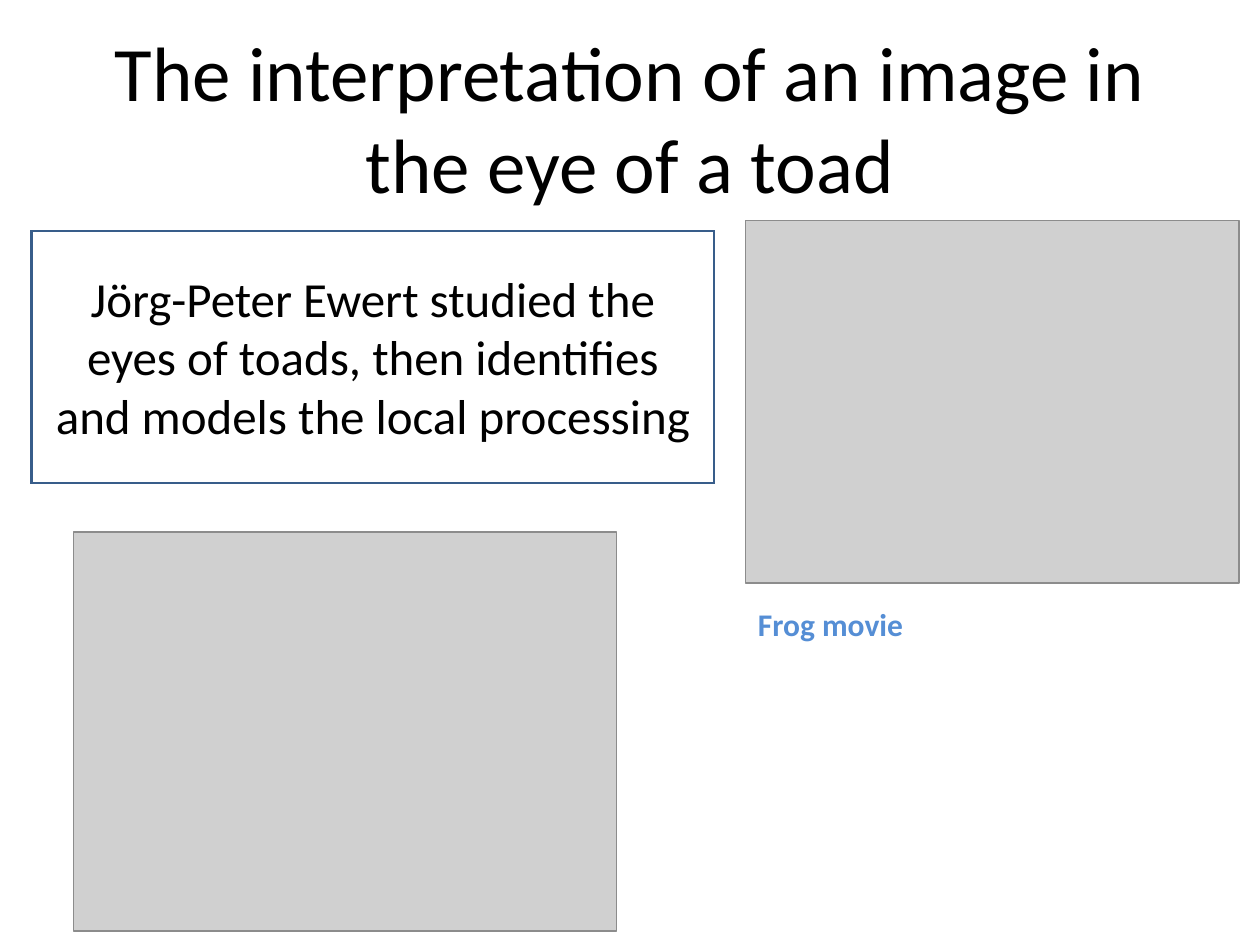
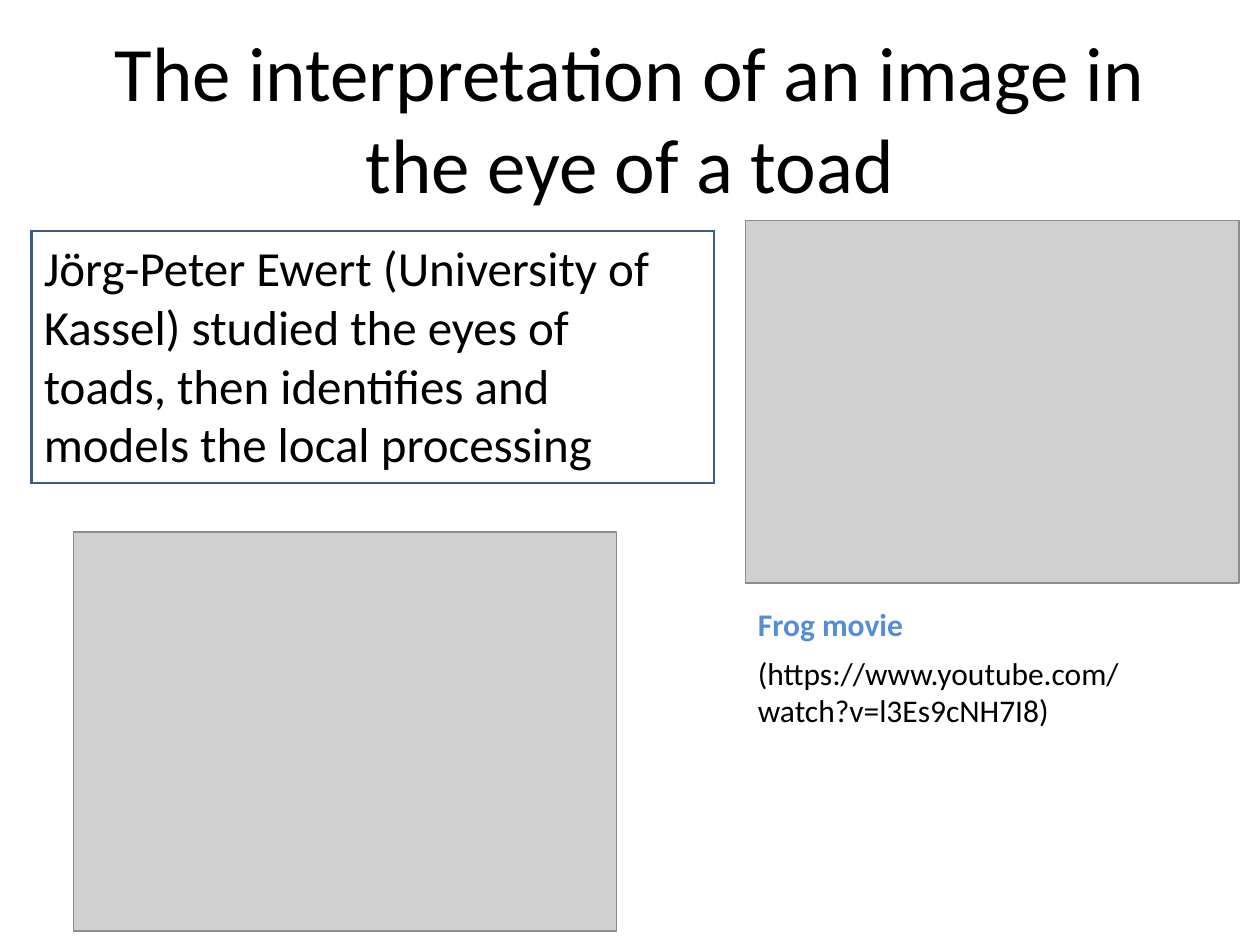
Before and after one commit to benralexander/lv, a slide deck: slide 3 of myD3_latest_c.ppt. Drawn at 1260x945 pixels with LibreOffice and Linux fonts; fonts in the diff are those of the drawing; grey boxes stand for pictures. Boxes give left, top, right and bottom in pixels: in the first picture for what was removed or moved away, otherwise in the second. Text is boxed around its words. In the diff, an @@ line names an element or a change of style, - is before the commit and + after.

```diff
--- a/myD3_latest_c.ppt
+++ b/myD3_latest_c.ppt
@@ text at (44,250,649,471): text changed @@
-Jörg-Peter Ewert studied the eyes of toads, then identifies and models the local processing
+Jörg-Peter Ewert (University of Kassel) studied the eyes of toads, then identifies and models the local processing
@@ text added at (758,662,1119,726), 18 pt, text #000000 @@
+(https://www.youtube.com/watch?v=l3Es9cNH7I8)
```
Also in this commit, not shown: 17 other slides changed, 2 slides added, 1 slide removed, 3 other files.
